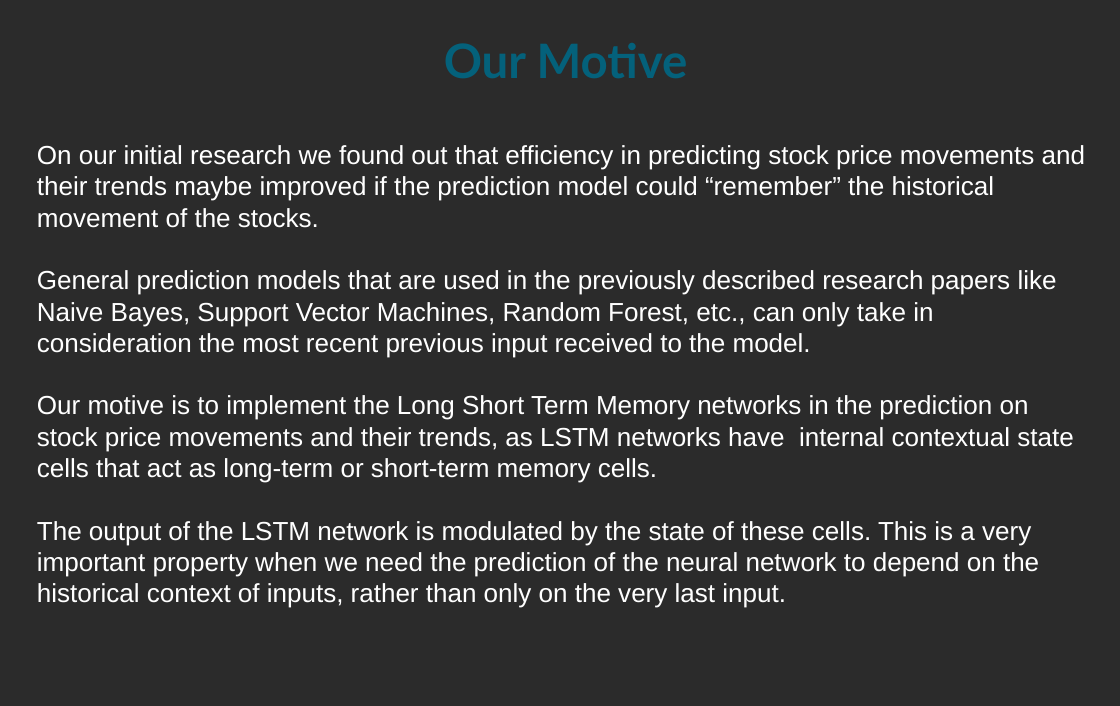
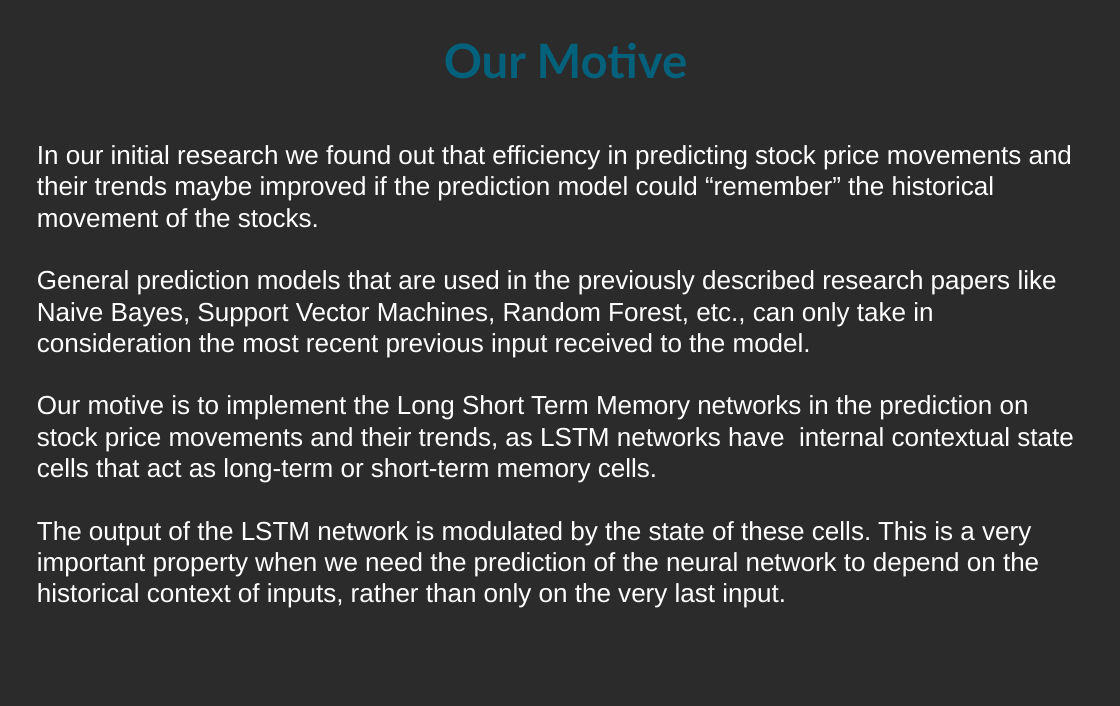
Before and after one commit to samacker77/Major-Project-Final, a slide deck: slide 4 of Presentations/01 - Presentation 15 Oct 2018.odp. Drawn at 1120x706 pixels with LibreOffice and Linux fonts; fonts in the diff are those of the drawing; background and template pictures are left out; a plain dark background stands for a picture behind light text. Boxes give left, top, right and bottom in pixels: in the first picture for what was removed or moved away, otherwise in the second. Text is boxed around its words. In the diff, an @@ line names an element or a change of style, - is before the commit and + after.

Commit message:
PPT

```diff
--- a/Presentations/01 - Presentation 15 Oct 2018.odp
+++ b/Presentations/01 - Presentation 15 Oct 2018.odp
@@ text at <box>37,145,1072,228</box>: text changed @@
-On our initial research we found out that efficiency in predicting stock price movements and their trends maybe improved if the prediction model could “remember” the historical movement of the stocks.
+In our initial research we found out that efficiency in predicting stock price movements and their trends maybe improved if the prediction model could “remember” the historical movement of the stocks.
```
Also in this commit, not shown: 2 other slides changed.
